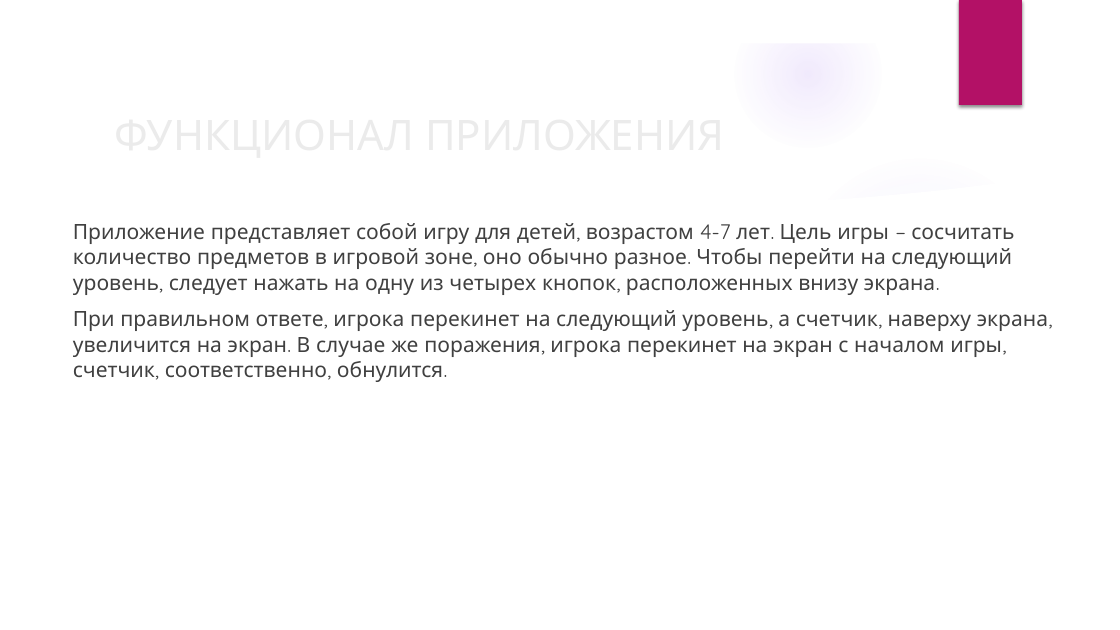
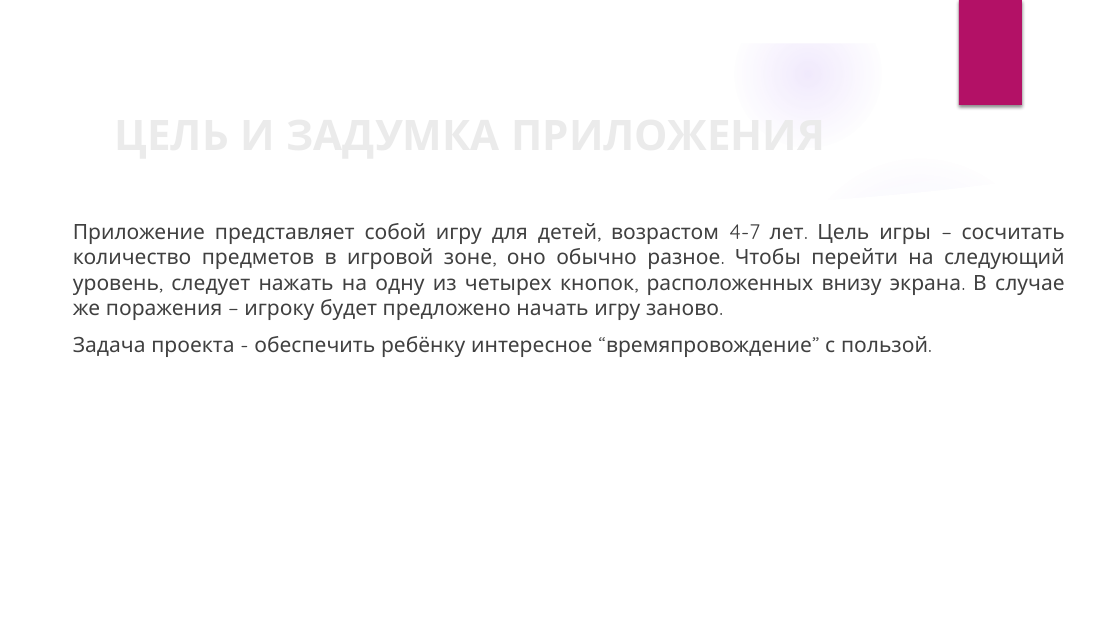
Before and after one commit to k0teykich/Project1, a slide deck: slide 2 of Тренировка счёта.pptx. Drawn at 1120x630 pixels with LibreOffice and Linux fonts; fonts in the diff are those of the drawing; background and template pictures are left out. Boxes give left, top, right and bottom in pixels: in the first picture for what was removed or moved away, otherwise in the second. Text is boxed around its words. In the diff, an @@ line names an element or a change of style, - is before the commit and + after.

```diff
--- a/Тренировка счёта.pptx
+++ b/Тренировка счёта.pptx
@@ text at box(73, 223, 1065, 357): text changed @@
-Приложение представляет собой игру для детей, возрастом 4-7 лет. Цель игры – сосчитать количество предметов в игровой зоне, оно обычно разное. Чтобы перейти на следующий уровень, следует нажать на одну из четырех кнопок, расположенных внизу экрана.
-При правильном ответе, игрока перекинет на следующий уровень, а счетчик, наверху экрана, увеличится на экран. В случае же поражения, игрока перекинет на экран с началом игры, счетчик, соответственно, обнулится.
+Приложение представляет собой игру для детей, возрастом 4-7 лет. Цель игры – сосчитать количество предметов в игровой зоне, оно обычно разное. Чтобы перейти на следующий уровень, следует нажать на одну из четырех кнопок, расположенных внизу экрана. В случае же поражения – игроку будет предложено начать игру заново.
+Задача проекта - обеспечить ребёнку интересное “времяпровождение” с пользой.
@@ title at box(817, 224, 869, 243): text changed; bold on @@
-ФУНКЦИОНАЛ ПРИЛОЖЕНИЯ
+ЦЕЛЬ И ЗАДУМКА ПРИЛОЖЕНИЯ
```
Also in this commit, not shown: 3 other slides changed, 3 slides added, 1 slide removed, 11 other files.
